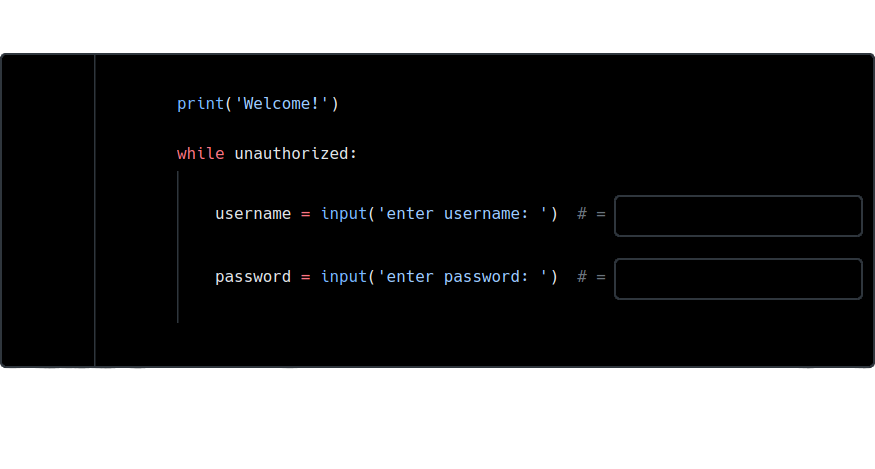
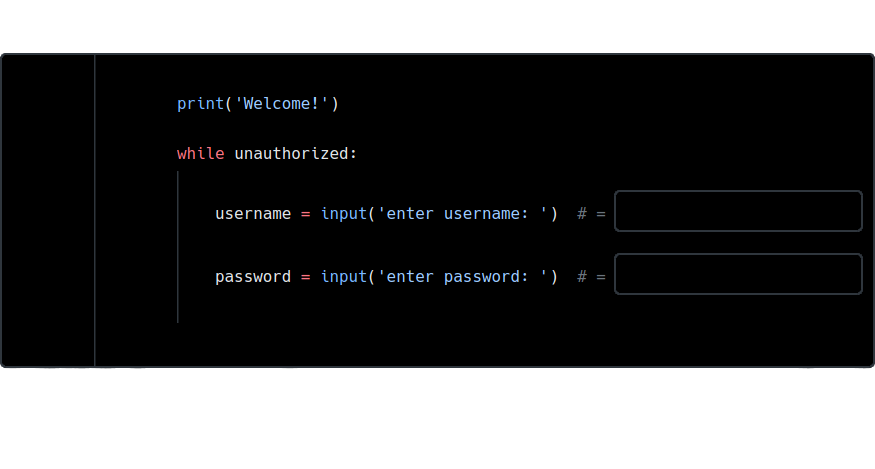
Layer changes from the first (875, 469) image to the second:
painted on "Background" over box(614, 190, 863, 300)
